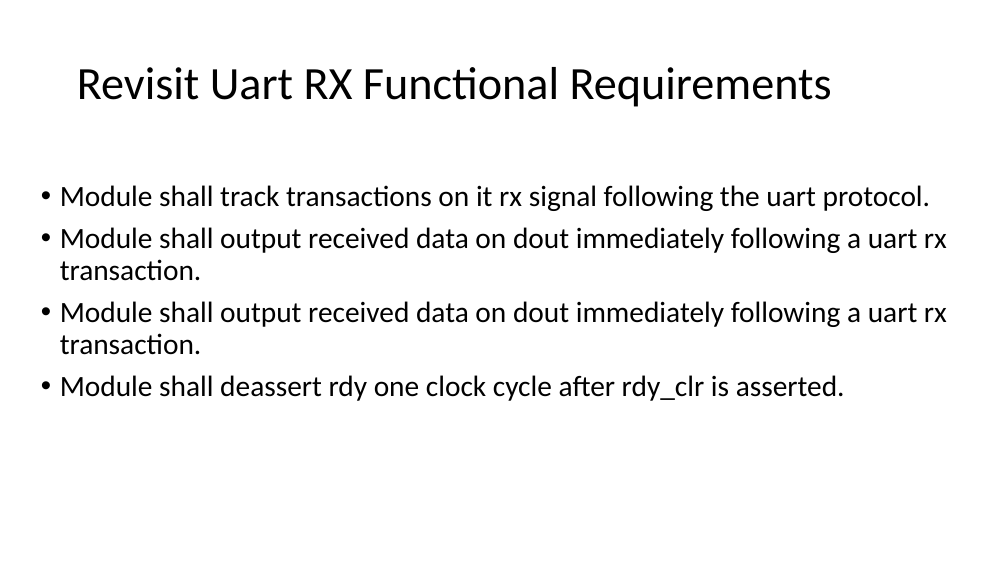
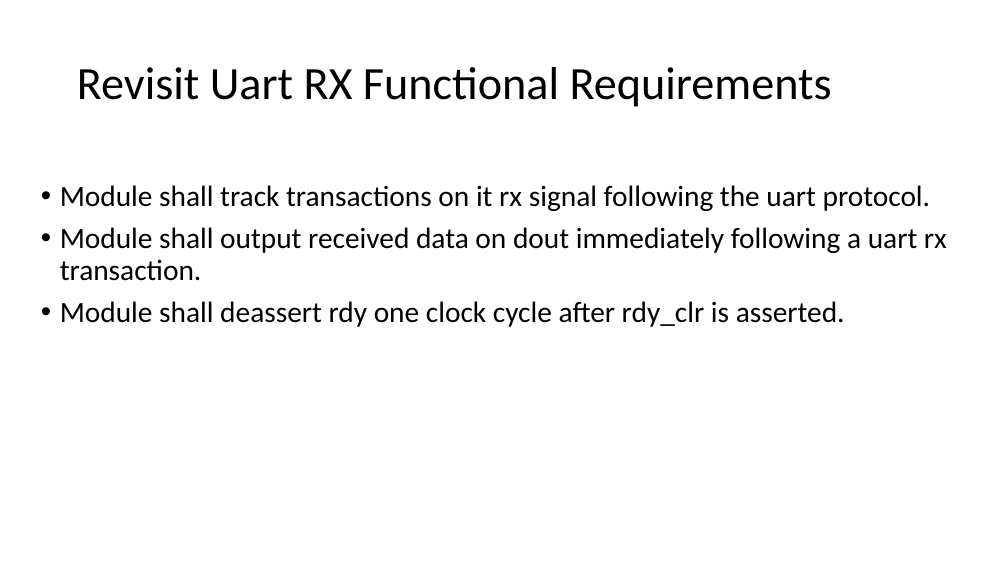
Before and after one commit to isomoye/EEGR471, a slide deck: slide 18 of sections/Segment_2.pptm. Drawn at 1008x567 pixels with LibreOffice and Linux fonts; fonts in the diff are those of the drawing. Boxes give left, top, right and bottom in pixels: in the first picture for what was removed or moved away, otherwise in the second. Text is boxed around its words. In the diff, an @@ line names an element or a change of style, - is before the commit and + after.

```diff
--- a/sections/Segment_2.pptm
+++ b/sections/Segment_2.pptm
@@ text at box(60, 301, 947, 355): paragraph removed @@
-• Module shall output received data on dout immediately following a uart rx transaction.
```
Also in this commit, not shown: 2 other files.
